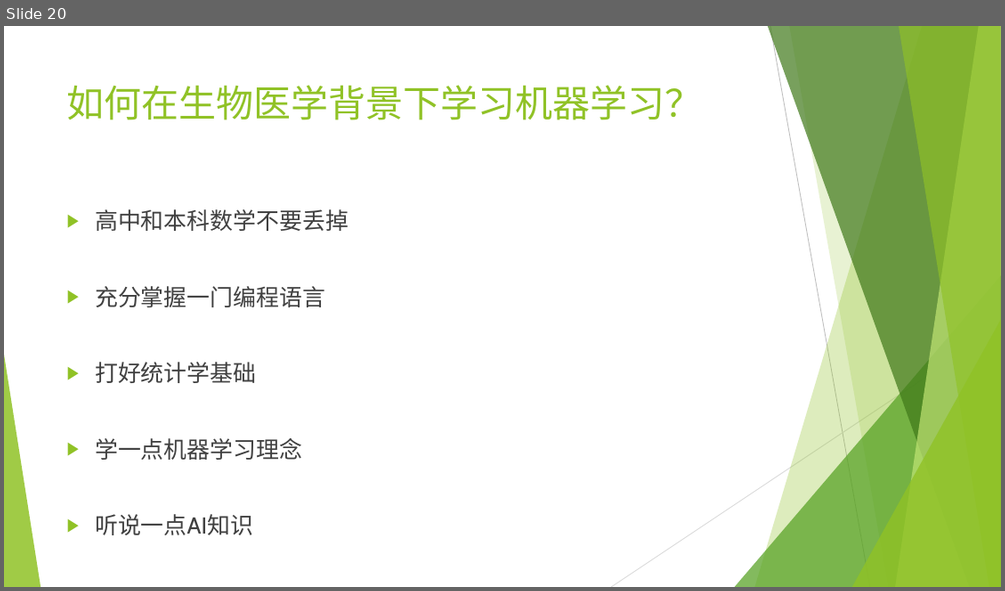
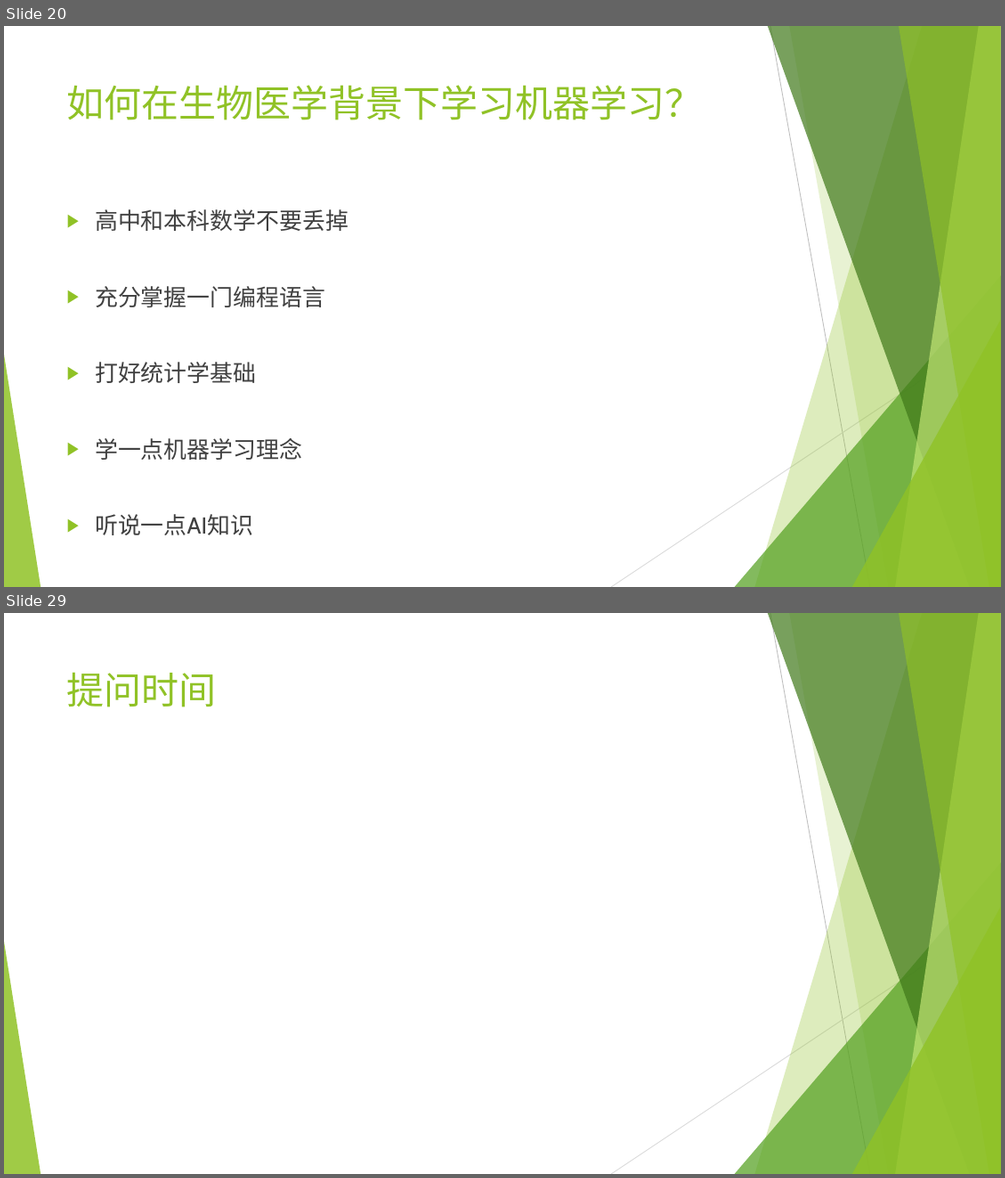
Before and after one commit to wangyi-fudan/BIOL130173, a slide deck: 0_why_and_how.pptx. Shown one above the other, each under a label of ours: slide 20 before the commit, slides 20 and 29 after it; the slides between them are not shown. The pictures are 1005x591 and 1005x1178 pixels, drawn with LibreOffice and Linux fonts; fonts in the diff are those of the drawing. Boxes give left, top, right and bottom in pixels: in the first picture for what was removed or moved away, otherwise in the second. Text is boxed around its words. In the diff, an @@ line names an element or a change of style, - is before the commit and + after.

```diff
--- a/0_why_and_how.pptx
+++ b/0_why_and_how.pptx
@@ slide 29 added at (4, 613, 1001, 1174), background #FFFFFF; not listed: 10 template elements that a slide beside it also shows @@
@@ title added at (67, 672, 217, 707), 36 pt, text #90C226 @@
+提问时间
```
Also in this commit, not shown: 2 slides changed, 8 other slides added.
